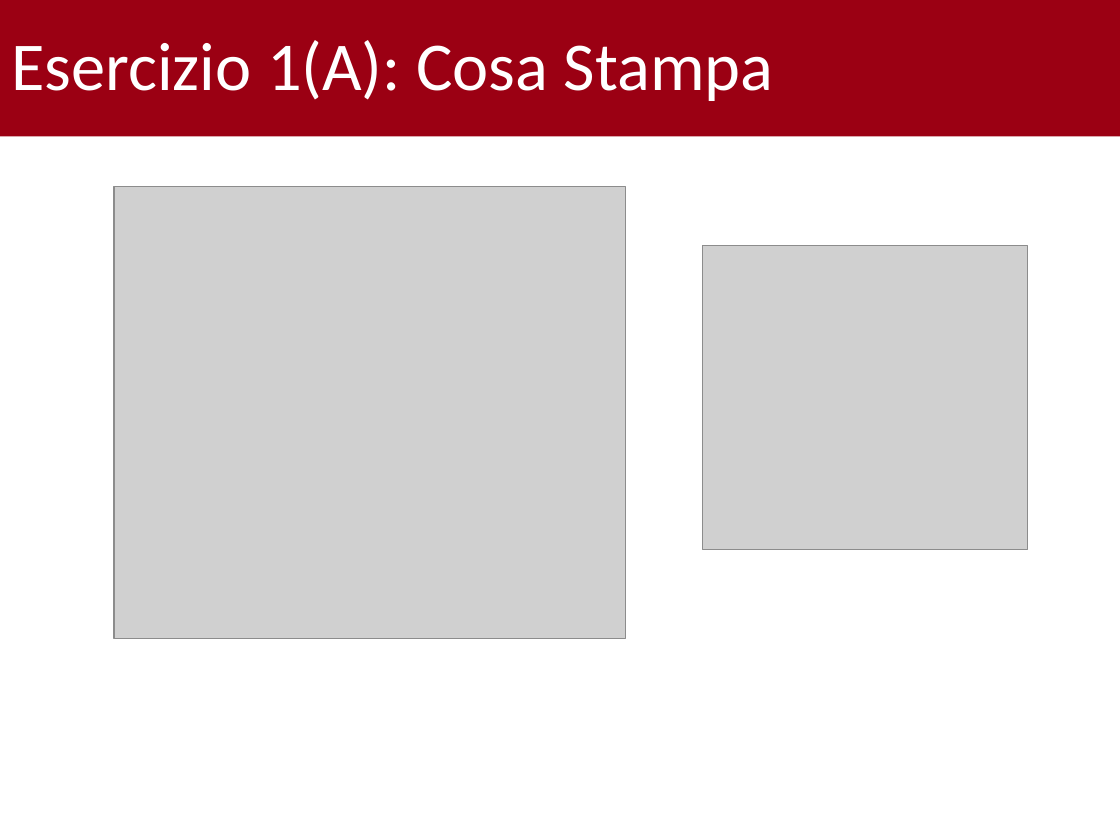
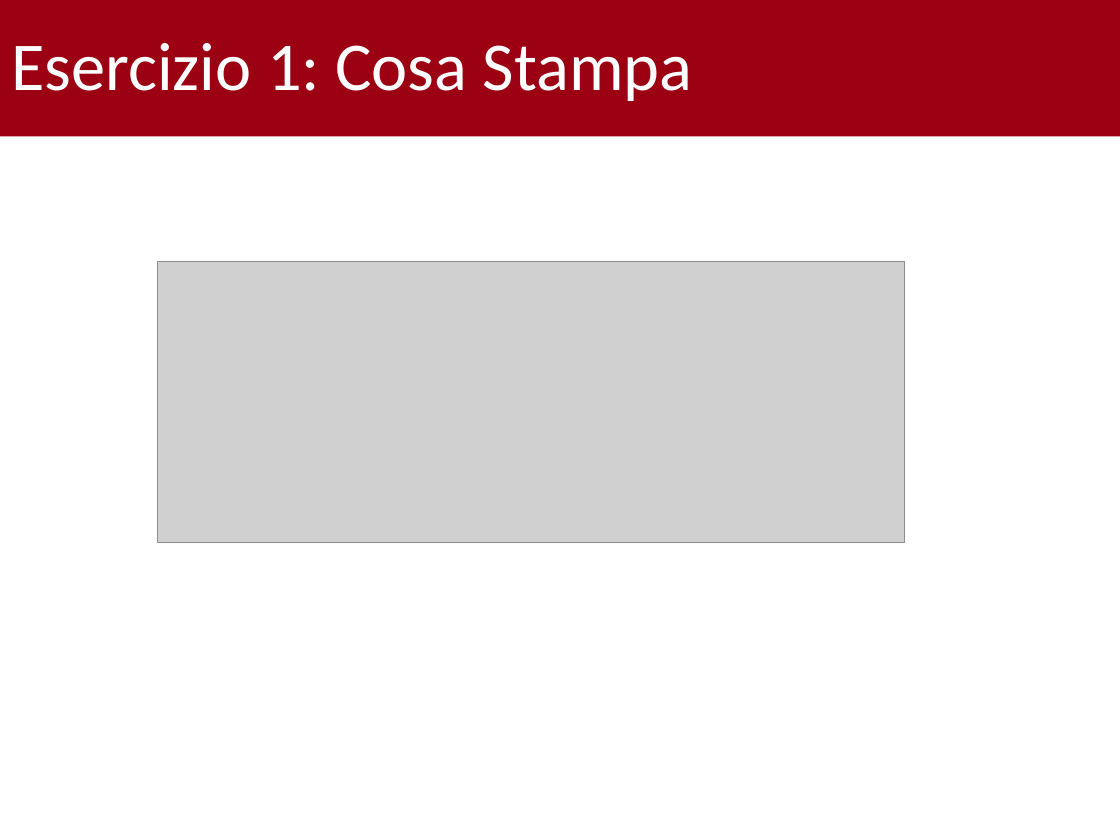
Before and after one commit to gabrielrovesti/Teaching-And-Tutoring, a slide deck: slide 18 of UniPD/Tutor Didattico/P2 - Semestre 1/08-11/Tutorato 2.pptx (slide 22 before the commit). Drawn at 1120x840 pixels with LibreOffice and Linux fonts; fonts in the diff are those of the drawing; grey boxes stand for pictures; background and template pictures are left out. Boxes give left, top, right and bottom in pixels: in the first picture for what was removed or moved away, otherwise in the second. Text is boxed around its words. In the diff, an @@ line names an element or a change of style, - is before the commit and + after.

Commit message:
Esercizi Annalisa e Tutorato completo

```diff
--- a/UniPD/Tutor Didattico/P2 - Semestre 1/08-11/Tutorato 2.pptx
+++ b/UniPD/Tutor Didattico/P2 - Semestre 1/08-11/Tutorato 2.pptx
@@ title at (x1=11, y1=43, x2=693, y2=101): text changed @@
-Esercizio 1(A): Cosa Stampa
+Esercizio 1: Cosa Stampa
@@ picture removed at (x1=114, y1=187, x2=626, y2=638) @@
@@ picture added at (x1=158, y1=261, x2=905, y2=542) @@
@@ picture removed at (x1=702, y1=245, x2=1027, y2=550) @@
```
Also in this commit, not shown: 13 other slides changed, 3 slides added, 3 slides removed, 25 other files.
